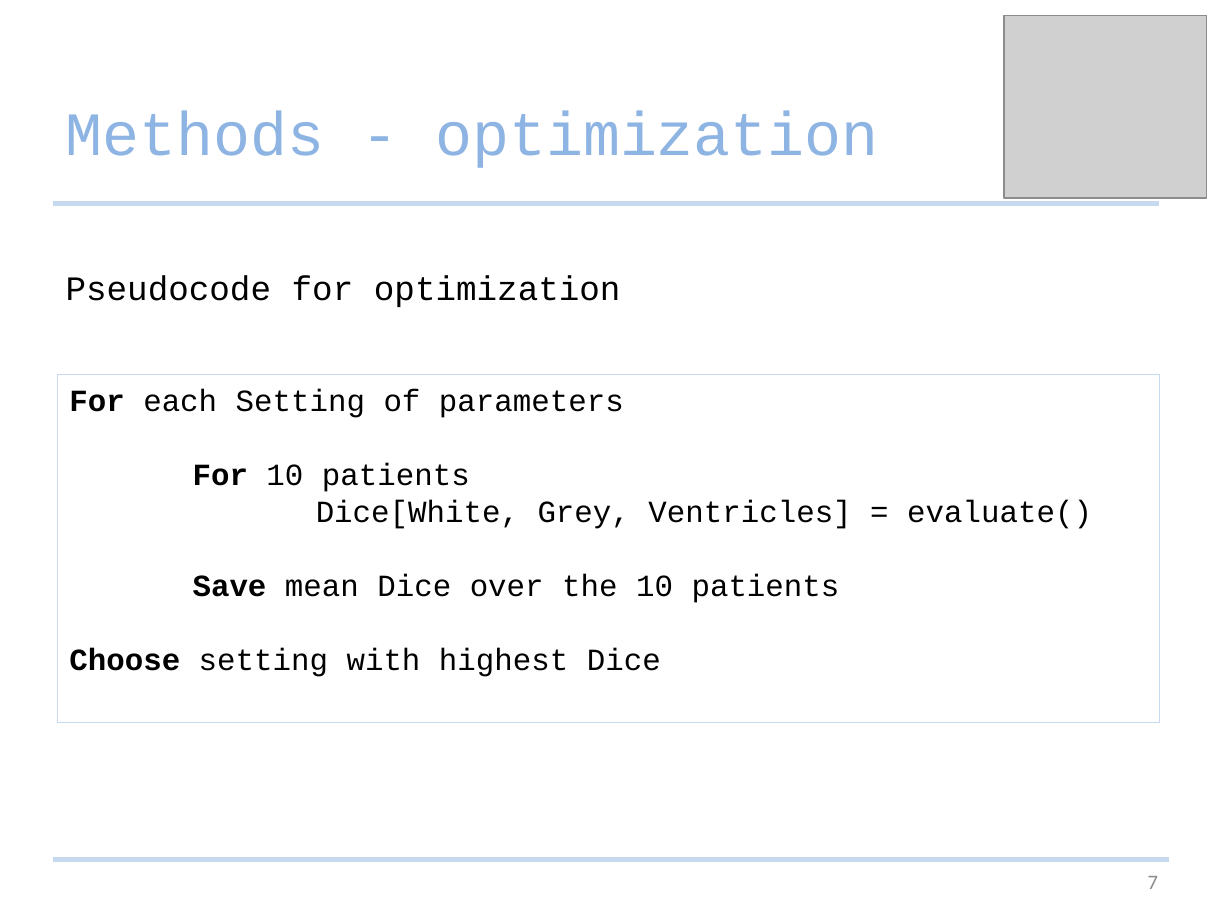
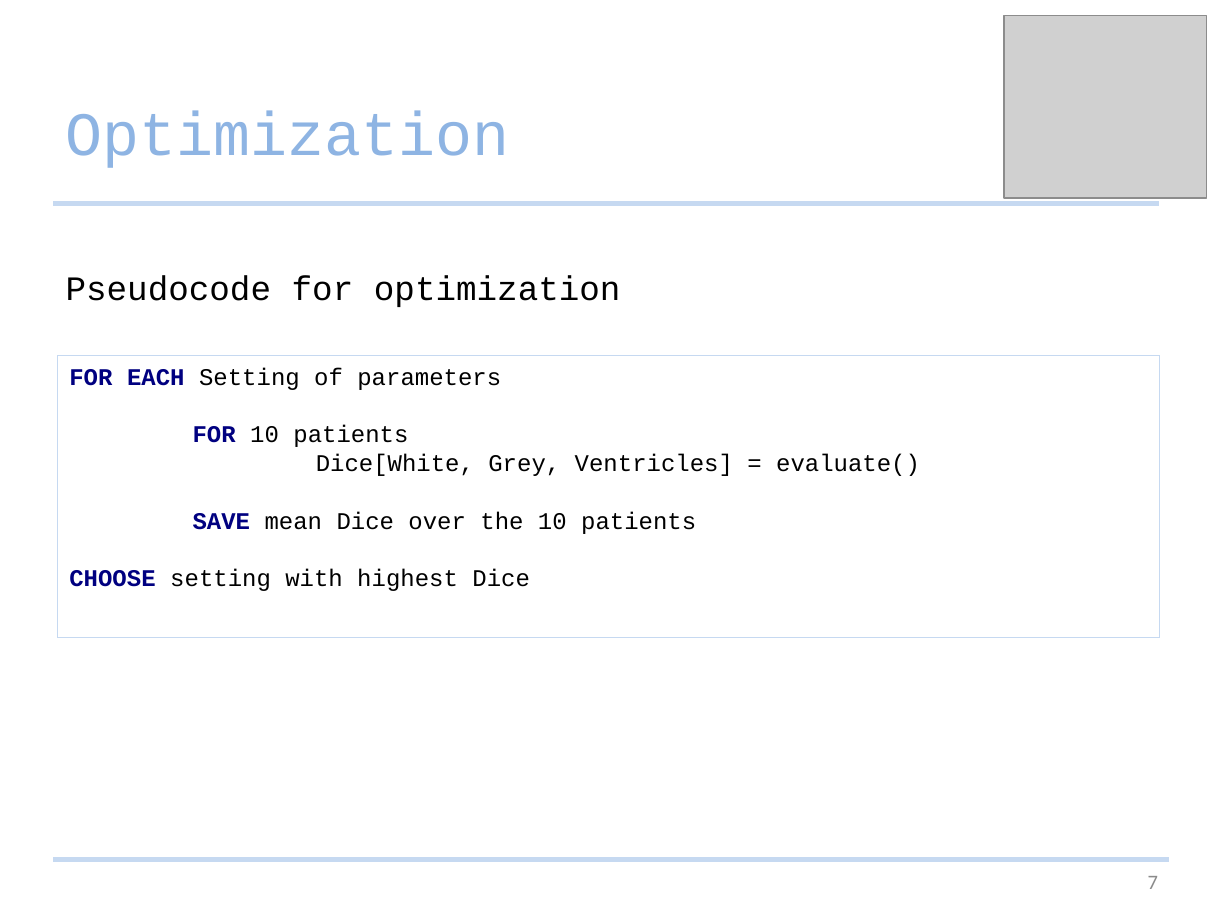
Before and after one commit to Studijacob/MIALab, a slide deck: slide 7 of wd/Documentation/MIALab presentation.pptx. Drawn at 1232x924 pixels with LibreOffice and Linux fonts; fonts in the diff are those of the drawing; grey boxes stand for pictures. Boxes give left, top, right and bottom in pixels: in the first picture for what was removed or moved away, otherwise in the second. Text is boxed around its words. In the diff, an @@ line names an element or a change of style, - is before the commit and + after.

```diff
--- a/wd/Documentation/MIALab presentation.pptx
+++ b/wd/Documentation/MIALab presentation.pptx
@@ title at bbox=[66, 111, 510, 168]: text changed @@
-Methods - optimization
+Optimization
@@ rectangle "FOR EACH Setting of parameters": place and size @@
-rectangle "FOR EACH Setting of parameters" at bbox=[57, 375, 1159, 723]
+rectangle "FOR EACH Setting of parameters" at bbox=[57, 355, 1159, 637]
@@ text in rectangle at bbox=[69, 367, 501, 447]: text changed; size 18 to 14 pt @@
-For each Setting of parameters
-For 10 patients
+FOR EACH Setting of parameters
+FOR 10 patients
@@ text in rectangle at bbox=[316, 454, 920, 476]: size 18 to 14 pt in "Dice[White, Grey, Ventricles] = evaluate()" @@
@@ text in rectangle at bbox=[69, 511, 696, 591]: text changed; size 18 to 14 pt @@
-Save mean Dice over the 10 patients
-Choose setting with highest Dice
+SAVE mean Dice over the 10 patients
+CHOOSE setting with highest Dice
```
Also in this commit, not shown: 10 other slides changed, 5 slides added, 2 slides removed.
